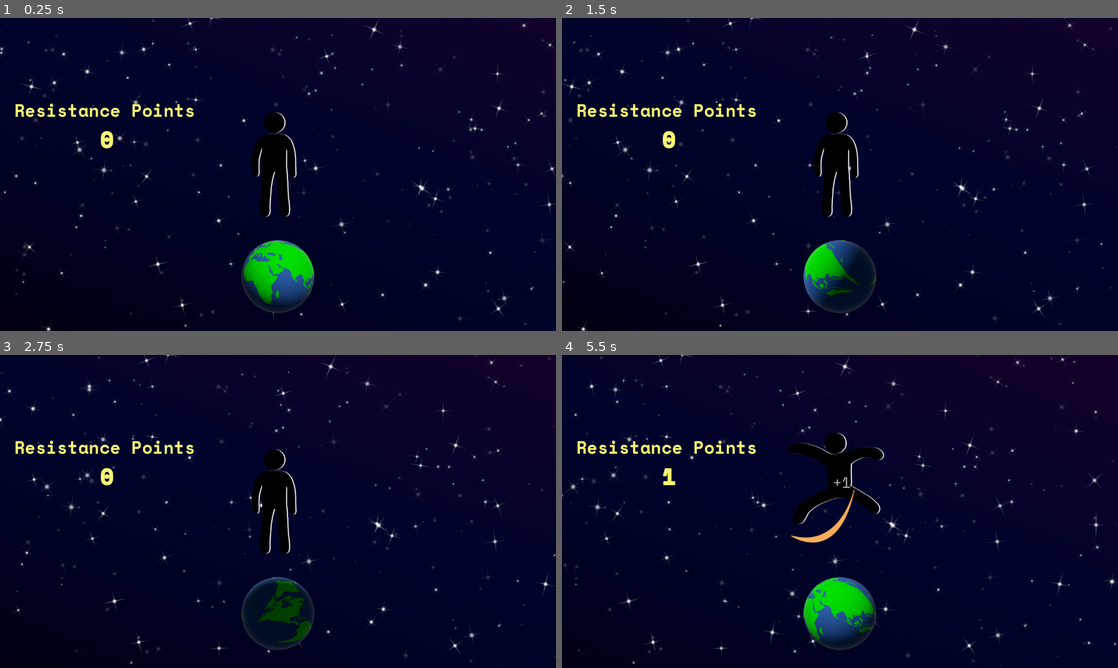
Above: before the commit, frames 1-4 (two rows, left to right).
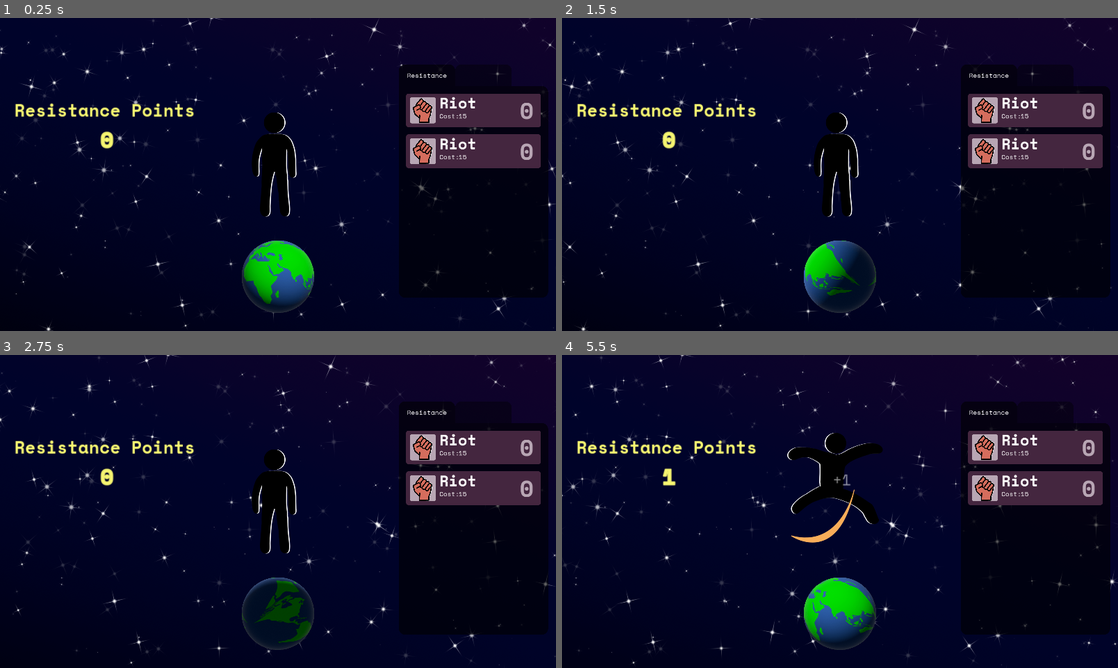
Above: after the commit, the same moments.

Repository: BP-GG/GameJam
Game: Godot game, scene res://scenes/main.tscn
Two runs of this game, one before a commit and one after it. Both use one fixed random seed, a clock stepped at 60 frames per second and the inputs below. The project has no main scene, so this scene is started directly.
Inputs (mouse positions are in pixels of both pictures, inside the frame that each line leads up to):
- Up to frame 1 (0.25 s): no input
- Up to frame 2 (1.5 s): click (1034, 111) at 0.5 s, where only the run after the commit has a clickable "Riot"; click (1034, 152) at 1.25 s, where only the run after the commit has a clickable "Riot"
- Up to frame 3 (2.75 s): click (472, 448) at 2 s, where only the run after the commit has a clickable "Riot"
- Up to frame 4 (5.5 s): click (1034, 489) at 2.75 s, where only the run after the commit has a clickable "Riot"; click (1034, 448) at 3.5 s, where only the run after the commit has a clickable "Riot"; click (1034, 489) at 4.25 s, where only the run after the commit has a clickable "Riot"; move the mouse to (834, 492) at 5.02 s; press the mouse at (834, 492) at 5.03 s

The runs differ from the first frame. In frame 1, 14% of the frame differs, in the area x 0-100%, y 2-99%; in frame 2, 15%; in frame 3, 16%; in frame 4, 19%, in the area x 2-99%, y 0-99%.

Commit message:
Adjust sprites and add menu HUD

Diff:
--- a/project.godot
+++ b/project.godot
@@ -18,8 +18,7 @@
 
 window/size/viewport_width=1280
 window/size/viewport_height=720
-window/stretch/mode="viewport"
-window/stretch/aspect="expand"
+window/stretch/mode="canvas_items"
 
 [input]
 
--- a/scenes/gain_label.tscn
+++ b/scenes/gain_label.tscn
@@ -12,7 +12,6 @@
 script = ExtResource("2_0qf6s")
 
 [node name="LabelTimer" type="Timer" parent="."]
-wait_time = 1.5
 one_shot = true
 
 [connection signal="timeout" from="LabelTimer" to="." method="_on_label_timer_timeout"]
--- a/scenes/main.tscn
+++ b/scenes/main.tscn
@@ -1,10 +1,11 @@
-[gd_scene load_steps=6 format=3 uid="uid://cfngkx52calik"]
+[gd_scene load_steps=7 format=3 uid="uid://cfngkx52calik"]
 
 [ext_resource type="PackedScene" uid="uid://crcg5yc3kiav8" path="res://scenes/parallax_background.tscn" id="1_14yiv"]
 [ext_resource type="Script" path="res://scripts/main.gd" id="1_xpl78"]
 [ext_resource type="PackedScene" uid="uid://dwppx7sg4k1nk" path="res://scenes/animations/earth_animation.tscn" id="2_ifxj3"]
 [ext_resource type="PackedScene" uid="uid://bafh64um52nek" path="res://scenes/character/character.tscn" id="3_0hrwb"]
 [ext_resource type="PackedScene" uid="uid://dhylbcwwtrbj" path="res://scenes/inventory_hud.tscn" id="4_yapli"]
+[ext_resource type="PackedScene" uid="uid://gaeyp7k5uaxy" path="res://scenes/upgrades_hud.tscn" id="6_sby2q"]
 
 [node name="Main" type="Node2D"]
 script = ExtResource("1_xpl78")
@@ -20,4 +21,6 @@
 
 [node name="InventoryHUD" parent="." instance=ExtResource("4_yapli")]
 
+[node name="UpgradesHUD" parent="." instance=ExtResource("6_sby2q")]
+
 [connection signal="tapAtPosition" from="Character" to="." method="_on_character_tap_at_position"]
--- /dev/null
+++ b/scenes/upgrade_button.tscn
@@ -0,0 +1,56 @@
+[gd_scene load_steps=5 format=3 uid="uid://bgulpugdb18lx"]
+
+[ext_resource type="Texture2D" uid="uid://bwrocv4nqbag2" path="res://sprites/Menu/menu_item.png" id="1_oen5y"]
+[ext_resource type="Texture2D" uid="uid://sceauwt0f3qg" path="res://sprites/resistances/riot.png" id="2_jsq5n"]
+[ext_resource type="FontFile" uid="uid://m2d4xiaewbai" path="res://assets/fonts/Space_Mono/SpaceMono-Bold.ttf" id="3_5ibxi"]
+[ext_resource type="FontFile" uid="uid://dj3n10i5rnycp" path="res://assets/fonts/Space_Mono/SpaceMono-Regular.ttf" id="4_qh2nn"]
+
+[node name="Upgrade" type="TextureButton"]
+offset_right = 40.0
+offset_bottom = 40.0
+texture_normal = ExtResource("1_oen5y")
+
+[node name="Sprite2D" type="Sprite2D" parent="."]
+position = Vector2(76, 78)
+scale = Vector2(0.192437, 0.192437)
+texture = ExtResource("2_jsq5n")
+
+[node name="Name" type="Label" parent="."]
+layout_mode = 0
+offset_left = 153.0
+offset_top = -12.0
+offset_right = 533.0
+offset_bottom = 93.0
+theme_override_fonts/font = ExtResource("3_5ibxi")
+theme_override_font_sizes/font_size = 70
+text = "Riot"
+
+[node name="Cost" type="Label" parent="."]
+layout_mode = 0
+offset_left = 153.0
+offset_top = 79.0
+offset_right = 243.0
+offset_bottom = 133.0
+theme_override_fonts/font = ExtResource("4_qh2nn")
+theme_override_font_sizes/font_size = 30
+text = "Cost:"
+
+[node name="Label" type="Label" parent="Cost"]
+layout_mode = 0
+offset_left = 89.0
+offset_right = 135.0
+offset_bottom = 51.0
+theme_override_fonts/font = ExtResource("4_qh2nn")
+theme_override_font_sizes/font_size = 30
+text = "15"
+
+[node name="Quantity" type="Label" parent="."]
+layout_mode = 0
+offset_left = 523.0
+offset_top = -2.0
+offset_right = 587.0
+offset_bottom = 154.0
+theme_override_colors/font_color = Color(0.721569, 0.65098, 0.705882, 1)
+theme_override_fonts/font = ExtResource("3_5ibxi")
+theme_override_font_sizes/font_size = 105
+text = "0"
--- /dev/null
+++ b/scenes/upgrades_hud.tscn
@@ -0,0 +1,42 @@
+[gd_scene load_steps=5 format=3 uid="uid://gaeyp7k5uaxy"]
+
+[ext_resource type="PackedScene" uid="uid://crcg5yc3kiav8" path="res://scenes/parallax_background.tscn" id="1_tpf88"]
+[ext_resource type="Texture2D" uid="uid://c6b6pq61qof4n" path="res://sprites/Menu/ResistanceMenu.png" id="2_355b4"]
+[ext_resource type="PackedScene" uid="uid://bgulpugdb18lx" path="res://scenes/upgrade_button.tscn" id="3_ap4q8"]
+[ext_resource type="FontFile" uid="uid://dj3n10i5rnycp" path="res://assets/fonts/Space_Mono/SpaceMono-Regular.ttf" id="4_f6qks"]
+
+[node name="UpgradesHUD" type="CanvasLayer"]
+
+[node name="ParallaxBackground" parent="." instance=ExtResource("1_tpf88")]
+visible = false
+
+[node name="ResistanceMenu" type="Sprite2D" parent="."]
+position = Vector2(1090, 375)
+scale = Vector2(0.5, 0.5)
+texture = ExtResource("2_355b4")
+
+[node name="Upgrade" parent="ResistanceMenu" instance=ExtResource("3_ap4q8")]
+offset_left = -310.0
+offset_top = -402.0
+offset_right = 310.0
+offset_bottom = -248.0
+
+[node name="Upgrade2" parent="ResistanceMenu" instance=ExtResource("3_ap4q8")]
+offset_left = -310.0
+offset_top = -214.0
+offset_right = 310.0
+offset_bottom = -60.0
+
+[node name="Label" type="Label" parent="ResistanceMenu"]
+anchors_preset = -1
+anchor_right = 0.367
+anchor_bottom = 0.103
+offset_left = -344.0
+offset_top = -536.0
+offset_right = -336.496
+offset_bottom = -546.622
+theme_override_fonts/font = ExtResource("4_f6qks")
+theme_override_font_sizes/font_size = 30
+text = "Resistance"
+horizontal_alignment = 1
+vertical_alignment = 1
--- a/scripts/character/character.gd
+++ b/scripts/character/character.gd
@@ -15,7 +15,9 @@
 	var figure_frame_index = get_new_frame(rng, $Figure.frame, 1, 4)
 	var slice_frame_index = get_new_frame(rng, $Slice.frame, 0, 11)
 
+	var choice = randi() % 2 == 0
 	$Figure.frame = figure_frame_index
+	$Figure.flip_h = choice
 
 	$Slice.visible = true
 	$Slice.frame = slice_frame_index
--- a/scripts/gain_label.gd
+++ b/scripts/gain_label.gd
@@ -1,11 +1,14 @@
 extends Label
 
 func get_new_position():
-	var new_pos = position - Vector2(0, 50)
+	var new_pos = position - Vector2(0, 75)
 	var rng = RandomNumberGenerator.new()
 
 	var jitter = rng.randf_range(-20, 20)
+	var jitter_y = rng.randf_range(-25, 25)
+
 	new_pos.x += jitter
+	new_pos.y += jitter_y
 
 	return new_pos
 
@@ -15,7 +18,7 @@
 	var tween = create_tween()
 	var new_pos = get_new_position()
 	tween.tween_property(self, "position", new_pos, 1)
-	tween.parallel().tween_property(self, "modulate:a", 0, 1.5)
+	tween.parallel().tween_property(self, "modulate:a", 0, 1)
 
 func _on_label_timer_timeout():
 	queue_free()
Binary file added: sprites/Menu/ResistanceMenu.png
Not shown, added: sprites/Menu/ResistanceMenu.png.import
Binary file added: sprites/Menu/UpgradesMenu.png
Not shown, added: sprites/Menu/UpgradesMenu.png.import
Binary file added: sprites/Menu/menu_item.png
Not shown, added: sprites/Menu/menu_item.png.import
Binary file added: sprites/character_2/idle_ninja2.png
Not shown, added: sprites/character_2/idle_ninja2.png.import
Binary file added: sprites/character_2/stickman1_ninja2.png
Not shown, added: sprites/character_2/stickman1_ninja2.png.import
Binary file added: sprites/character_2/stickman2_ninja2.png
Not shown, added: sprites/character_2/stickman2_ninja2.png.import
(and 8 more such lines)
